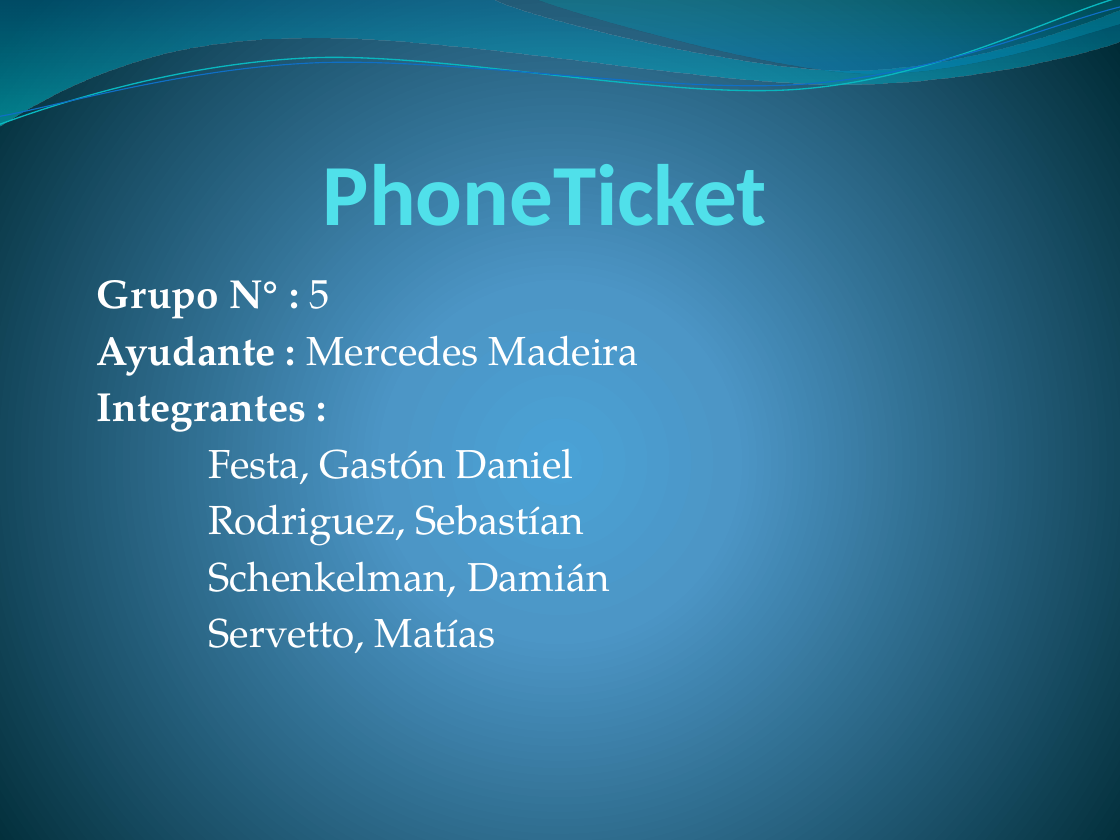
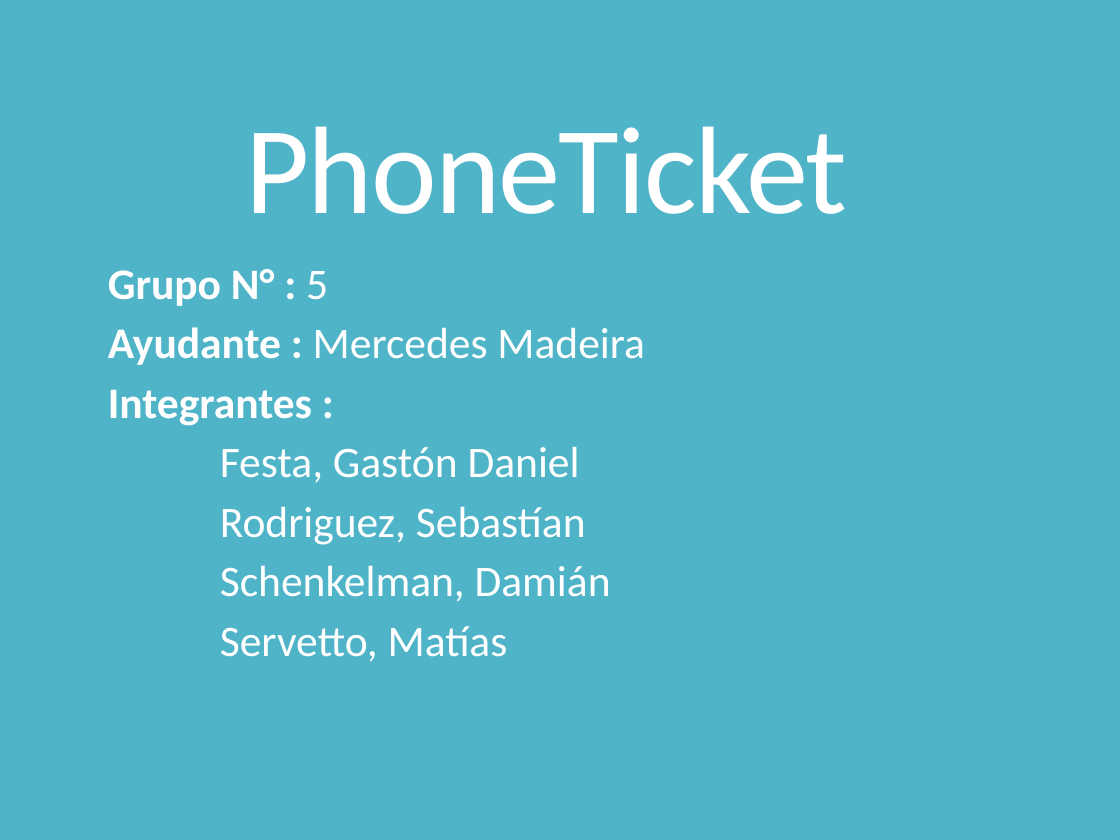
Before and after one commit to dschenkelman/a-malazan-wolvering, a slide deck: slide 1 of docs/Reuniones/Sprint 1/Sprint 1 - Formal/Presentacion.pptx. Drawn at 1120x840 pixels with LibreOffice and Linux fonts; fonts in the diff are those of the drawing. Boxes give left, top, right and bottom in pixels: in the first picture for what was removed or moved away, otherwise in the second. Text is boxed around its words. In the diff, an @@ line names an element or a change of style, - is before the commit and + after.

```diff
--- a/docs/Reuniones/Sprint 1/Sprint 1 - Formal/Presentacion.pptx
+++ b/docs/Reuniones/Sprint 1/Sprint 1 - Formal/Presentacion.pptx
@@ background gradient #4AA0D6 to #4C98C7 to #002C38 to #50B4C8 @@
@@ freeform shape removed at <box>0,0,1120,127</box> @@
@@ freeform shape removed at <box>0,0,1120,131</box> @@
@@ freeform shape removed at <box>0,7,1120,125</box> @@
@@ freeform shape removed at <box>536,0,1120,77</box> @@
@@ title "PhoneTicket" at <box>245,126,847,214</box>: size 56 to 80 pt, text colour #51E0EA to #FFFFFF, letter spacing 0 to -1.2 pt, bold off; line spacing 1 to 0.8 @@
@@ subtitle "Grupo N° : 5" at <box>108,269,645,662</box>: size 26 to 28 pt, font TeX Gyre Pagella to Calibri; line spacing 1 to 0.75; more space between paragraphs @@
```
Also in this commit, not shown: 5 other slides changed, 4 slides added, 8 slides removed.
